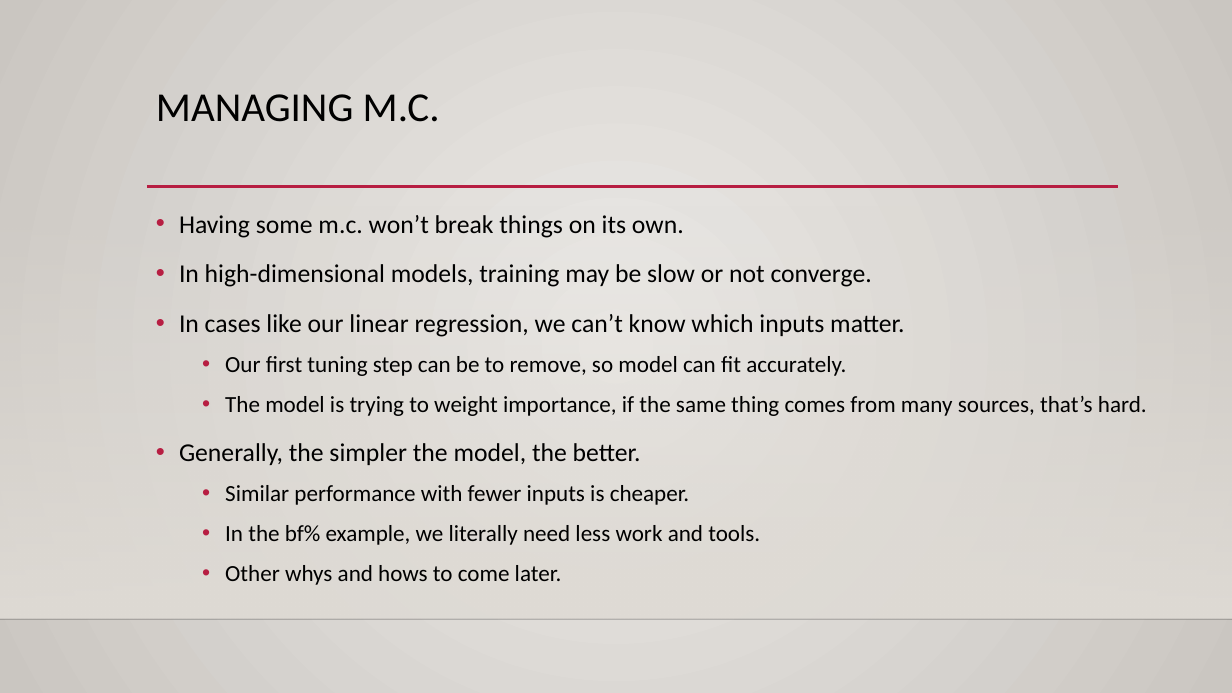
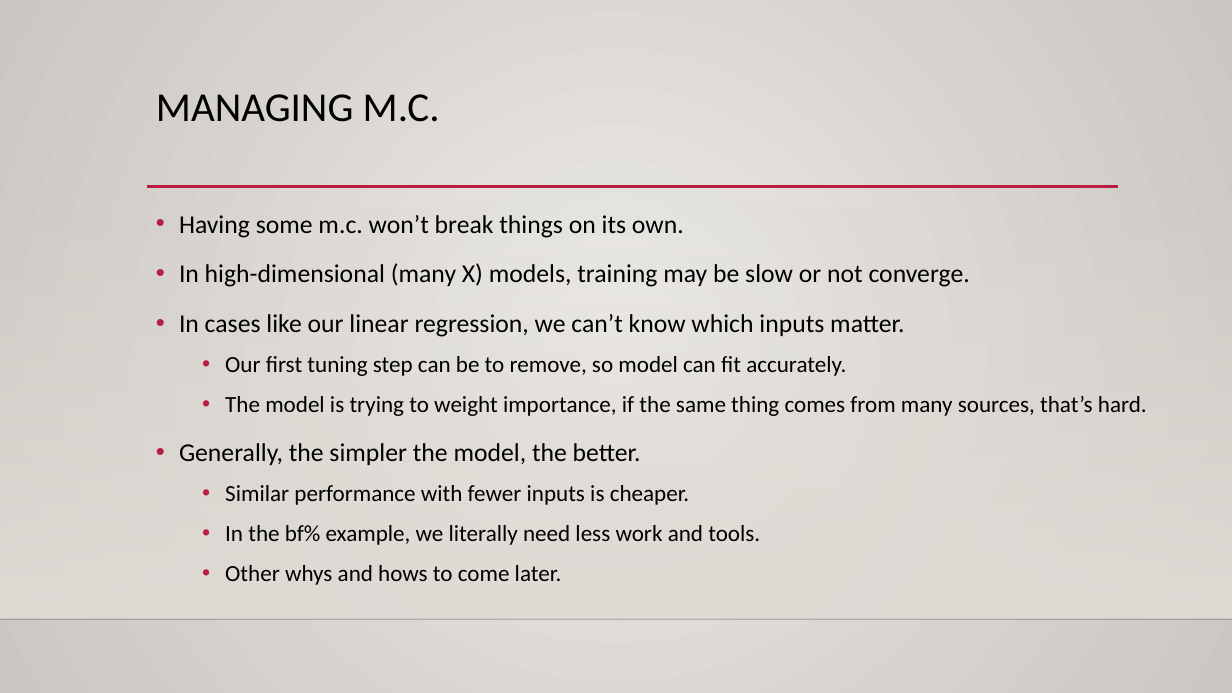
Before and after one commit to AkeemSemperDataScience/Basic_Stats_in_Python_Student_Repository, a slide deck: slide 26 of reference_material/slides/021_r_squared.pptx (slide 20 before the commit). Drawn at 1232x693 pixels with LibreOffice and Linux fonts; fonts in the diff are those of the drawing; background and template pictures are left out. Boxes give left, top, right and bottom in pixels: in the first picture for what was removed or moved away, otherwise in the second. Text is boxed around its words. In the diff, an @@ line names an element or a change of style, - is before the commit and + after.

```diff
--- a/reference_material/slides/021_r_squared.pptx
+++ b/reference_material/slides/021_r_squared.pptx
@@ text at bbox=[179, 263, 970, 287]: text changed @@
-• In high-dimensional models, training may be slow or not converge.
+• In high-dimensional (many X) models, training may be slow or not converge.
```
Also in this commit, not shown: 7 other slides changed, 6 slides added, 5 other files.
